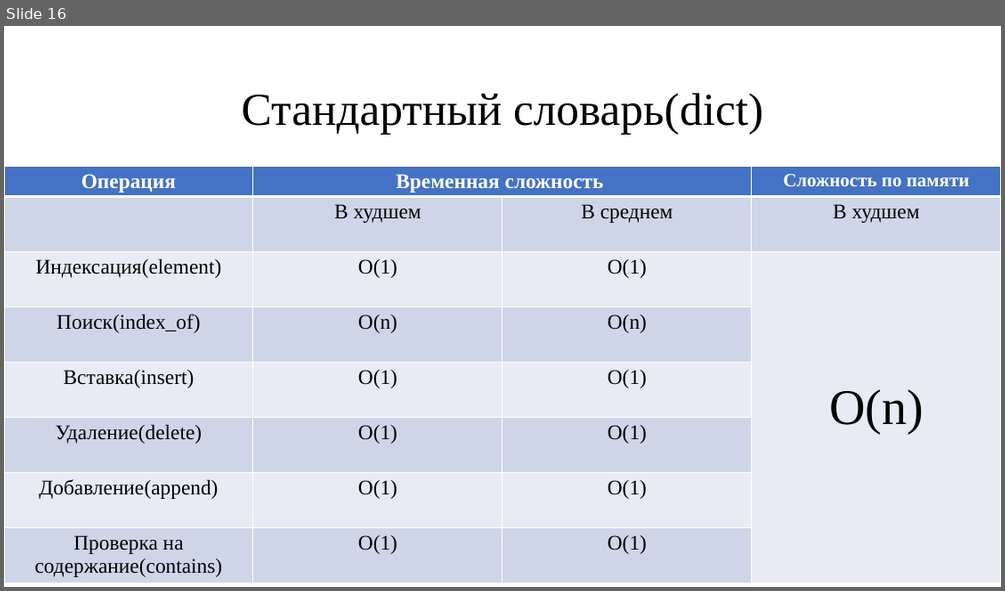
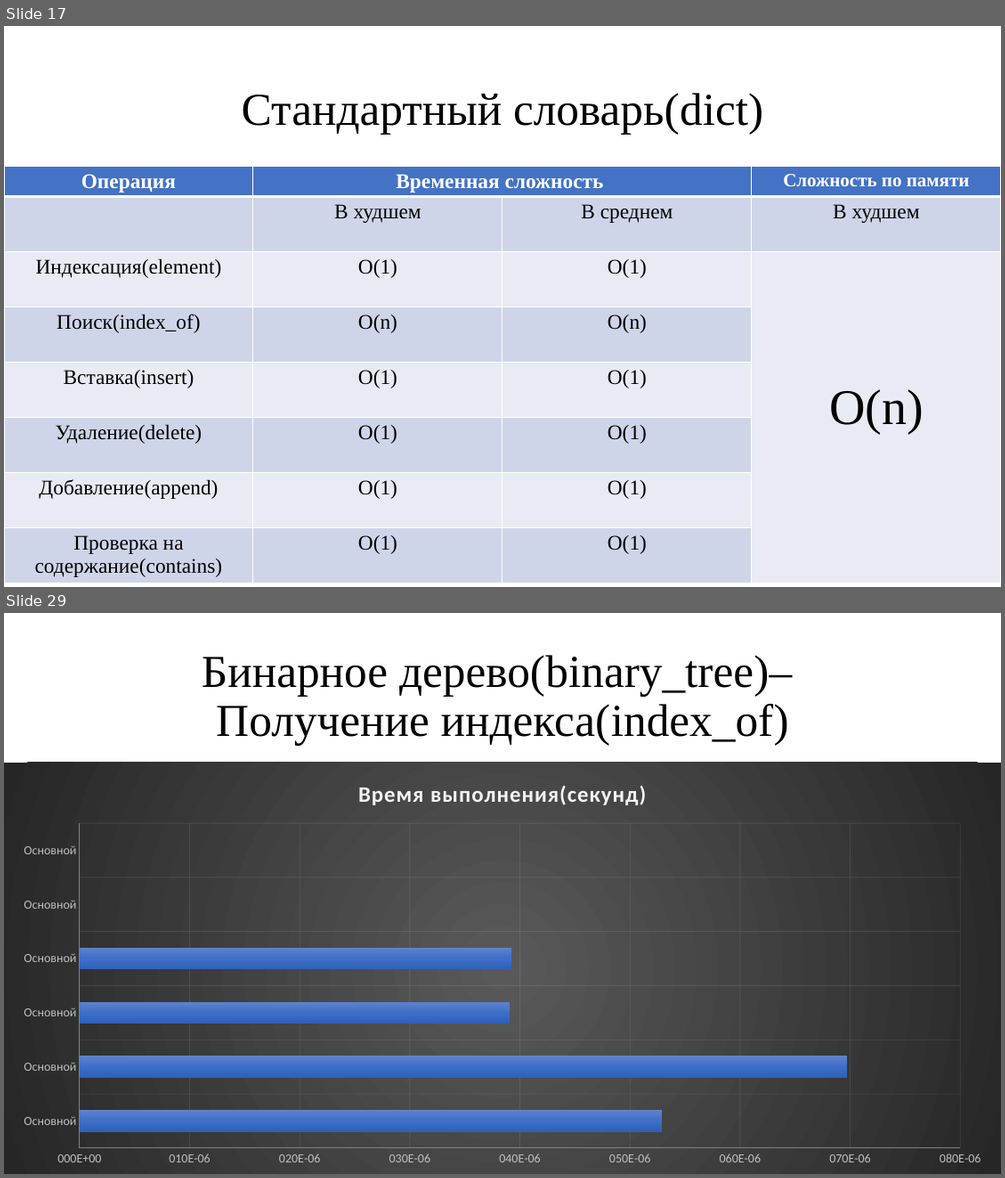
Before and after one commit to ZenoReT/Dictionaries, a slide deck: отчет.pptx. Shown one above the other, each under a label of ours: slide 16 before the commit, slides 17 and 29 after it; the slides between them are not shown. The pictures are 1005x591 and 1005x1178 pixels, drawn with LibreOffice and Linux fonts; fonts in the diff are those of the drawing. Boxes give left, top, right and bottom in pixels: in the first picture for what was removed or moved away, otherwise in the second. Text is boxed around its words. In the diff, an @@ line names an element or a change of style, - is before the commit and + after.

```diff
--- a/отчет.pptx
+++ b/отчет.pptx
@@ slide 29 added at [4, 613, 1001, 1174], background #FFFFFF @@
@@ title added at [202, 655, 792, 746], 44 pt, text #000000 @@
+Бинарное дерево(binary_tree)–
+Получение индекса(index_of)
@@ bar chart added at [4, 763, 1001, 1174] @@
+title "Время выполнения(секунд)"
+categories: 291, 222, 6803, 6775, 230426, 234099
+Время выполнения(секунд): 5.3e-05, 7e-05, 3.9e-05, 3.9e-05, -, -
@@ what was slide 16 is now slide 17 @@
```
Also in this commit, not shown: 109 other slides added, 12 other files.
